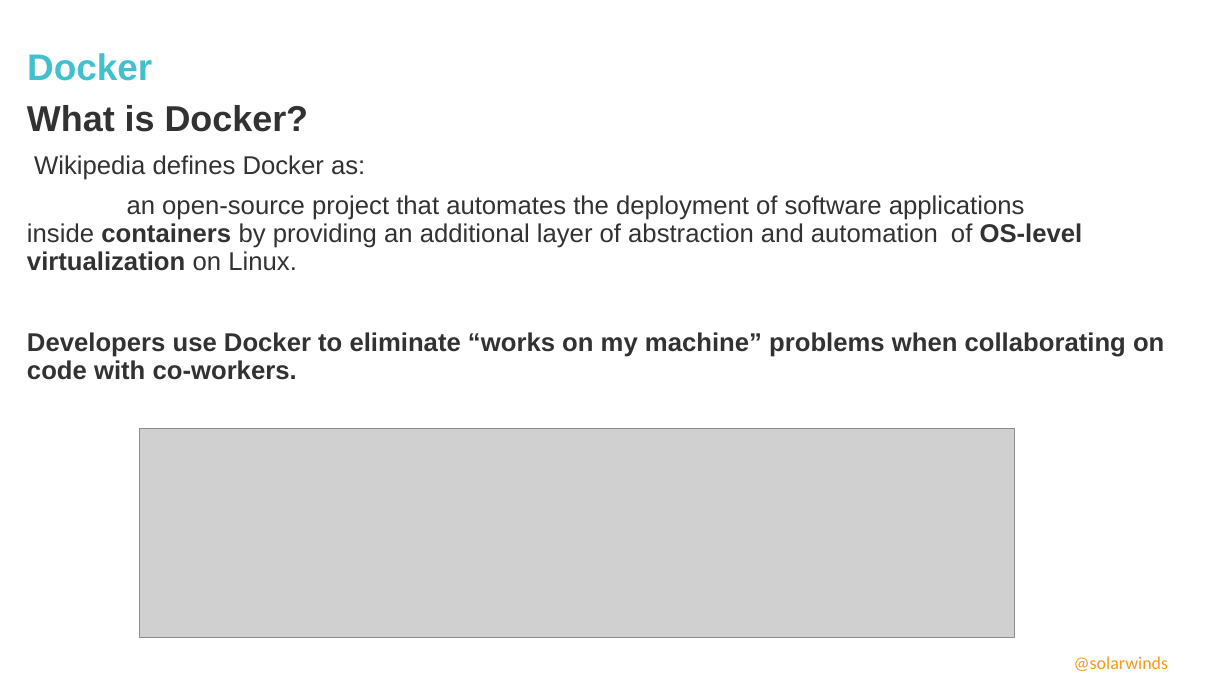
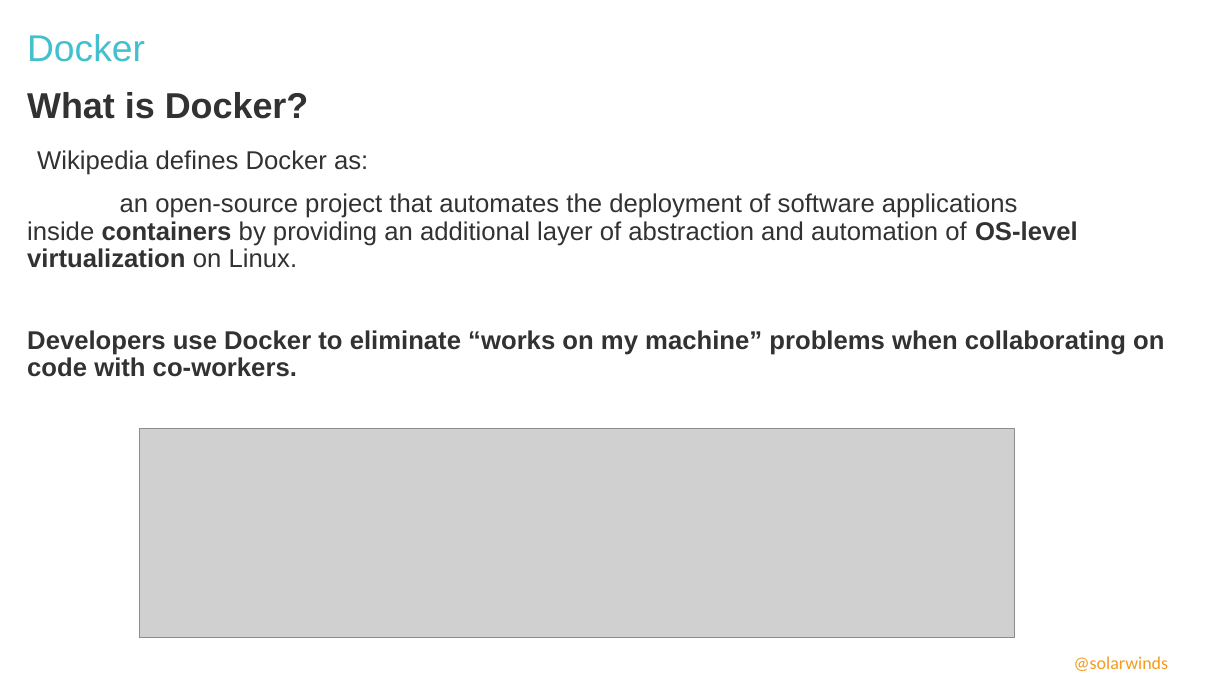
Before and after one commit to ivoklimsa/DockerVSB, a slide deck: slide 11 of ppt/DockerWorkshopVSB.pptx. Drawn at 1232x693 pixels with LibreOffice and Linux fonts; fonts in the diff are those of the drawing; grey boxes stand for pictures; background and template pictures are left out. Boxes give left, top, right and bottom in pixels: in the first picture for what was removed or moved away, otherwise in the second. Text is boxed around its words. In the diff, an @@ line names an element or a change of style, - is before the commit and + after.

```diff
--- a/ppt/DockerWorkshopVSB.pptx
+++ b/ppt/DockerWorkshopVSB.pptx
@@ title "Docker" moved from (x1=27, y1=53, x2=152, y2=81) to (x1=27, y1=34, x2=145, y2=62) @@
@@ title "Docker" at (x1=27, y1=34, x2=145, y2=62): size 28.8 to 29 pt, bold off @@
@@ text "What is Docker?" rewrapped from (x1=27, y1=105, x2=1164, y2=380) to (x1=27, y1=92, x2=1164, y2=377) @@
```
Also in this commit, not shown: 14 other slides changed.
